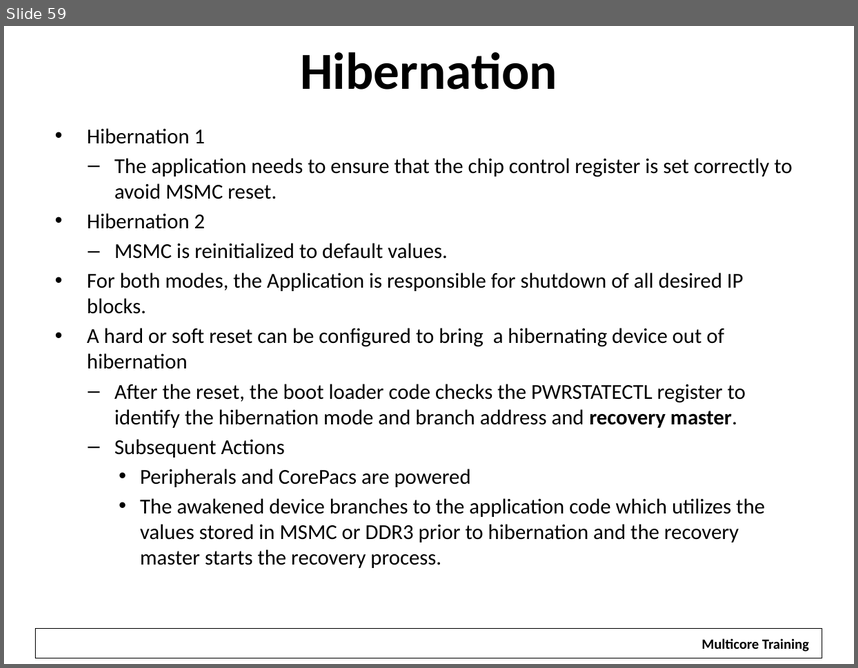
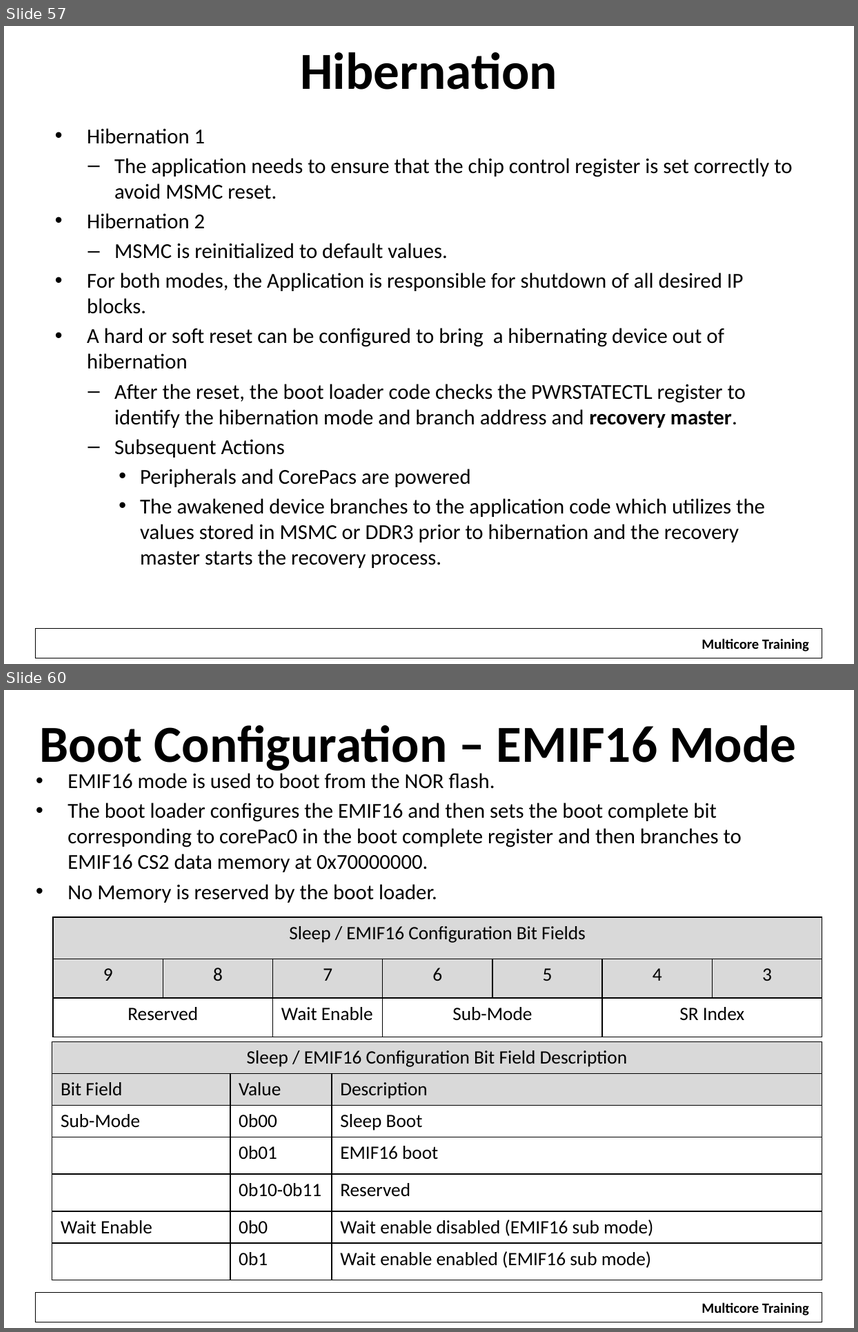
Before and after one commit to hari1989/keystone-workshop, a slide deck: preliminary/Working/presentations/KeyStone_2_ Bootloader_v2.pptx. Shown one above the other, each under a label of ours: slide 59 before the commit, slides 57 and 60 after it; the slides between them are not shown. The pictures are 858x668 and 858x1332 pixels, drawn with LibreOffice and Linux fonts; fonts in the diff are those of the drawing; background and template pictures are left out. Boxes give left, top, right and bottom in pixels: in the first picture for what was removed or moved away, otherwise in the second. Text is boxed around its words. In the diff, an @@ line names an element or a change of style, - is before the commit and + after.

```diff
--- a/preliminary/Working/presentations/KeyStone_2_ Bootloader_v2.pptx
+++ b/preliminary/Working/presentations/KeyStone_2_ Bootloader_v2.pptx
@@ slide 60 added at box(4, 690, 854, 1328), background #FFFFFF; not listed: 2 template elements that a slide beside it also shows @@
@@ title added at box(40, 725, 797, 774), 44 pt, text #000000, bold @@
+Boot Configuration – EMIF16 Mode
@@ text added at box(67, 773, 742, 903), 18 pt, text #000000 @@
+• EMIF16 mode is used to boot from the NOR flash.
+• The boot loader configures the EMIF16 and then sets the boot complete bit corresponding to corePac0 in the boot complete register and then branches to EMIF16 CS2 data memory at 0x70000000.
+• No Memory is reserved by the boot loader.
@@ table added at box(53, 917, 821, 1037), 3 rows, 7 columns @@
+Sleep / EMIF16 Configuration Bit Fields |  |  |  |  |  | 
+9 | 8 | 7 | 6 | 5 | 4 | 3
+Reserved |  | Wait Enable | Sub-Mode |  | SR Index | 
@@ table added at box(52, 1042, 822, 1279), 7 rows, 3 columns @@
+Sleep / EMIF16 Configuration Bit Field Description |  | 
+Bit Field | Value | Description
+Sub-Mode | 0b00 | Sleep Boot
+ | 0b01 | EMIF16 boot
+ | 0b10-0b11 | Reserved
+Wait Enable | 0b0 | Wait enable disabled (EMIF16 sub mode)
+ | 0b1 | Wait enable enabled (EMIF16 sub mode)
@@ what was slide 59 is now slide 57 @@
```
Also in this commit, not shown: 12 slides changed, 7 other slides added, 2 slides removed.
